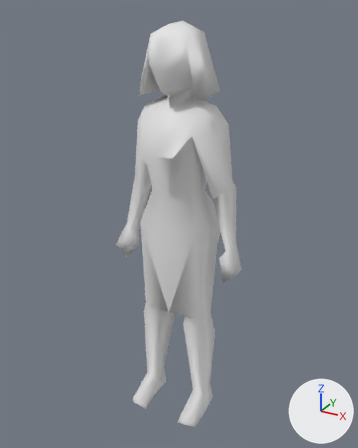
Two versions of the Blender file Blender/female1.blend, one commit apart.
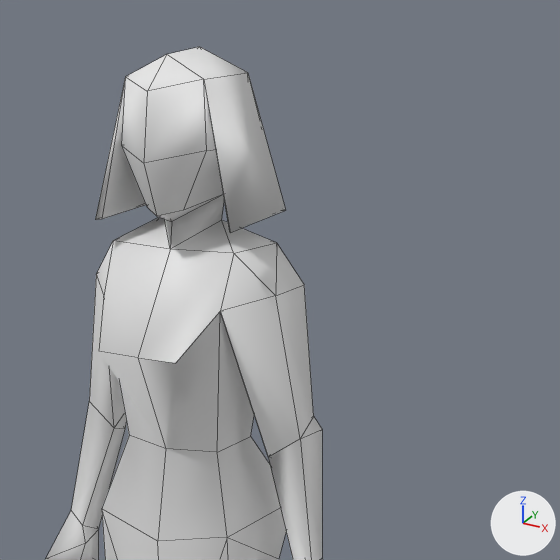
The first picture shows the older version from a 50 mm lens placed at (1.067, -1.959, 2.02), pointed at (-0.011, 0.001, 1.04). The close-ups show both versions on the part from 27% to 95% of the width and 0% to 55% of the height of that picture; other places that the commit changed are outside them. Every picture has the same lights, and +X, +Y and +Z are marked at lower right. The close-ups show mesh edges as thin lines.

Objects in the first close-up: 'HumanLow'.
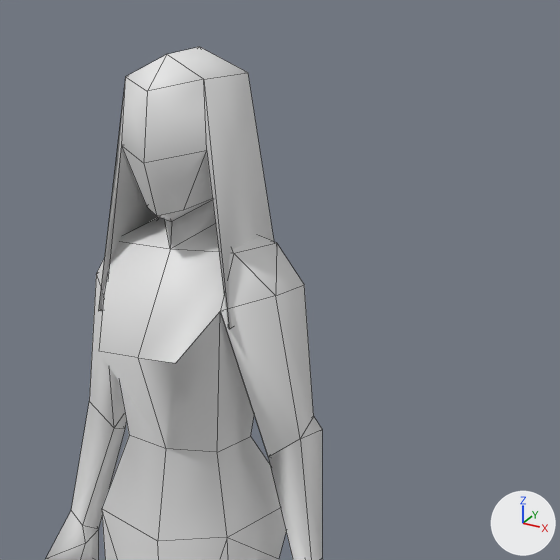
Location of each change, [x1, y1, x2, y2] in pixels of the close-ups (560 x 560 px):
part 1 of me_cube, cut back
    before: [95, 73, 286, 233]
    after: [98, 73, 274, 329]

What changed in the scene script:
```text
Change me_cube:
    used by ob_humanlow; location = (0.0, 0.0, 0.0)
    remove me_cube.from_pydata(...)  # 139 vertices, 156 faces; spans x -0.34..0.34, y -0.22..0.18, z 0.0..1.97
    add me_cube.from_pydata(...)  # 143 vertices, 154 faces; spans x -0.34..0.34, y -0.22..0.18, z 0.0..1.97
    me_cube part 1
    10 faces are deleted
    6 vertices in x -0.14..0.14, y 0.1..0.18, z 1.67 move by (0.0, 0.0, -0.17)
    4 vertices in x -0.14..0.14, y -0.13..-0.12, z 1.67 move by (0.0, 0.0, -0.18)
    6 new faces join them
```
